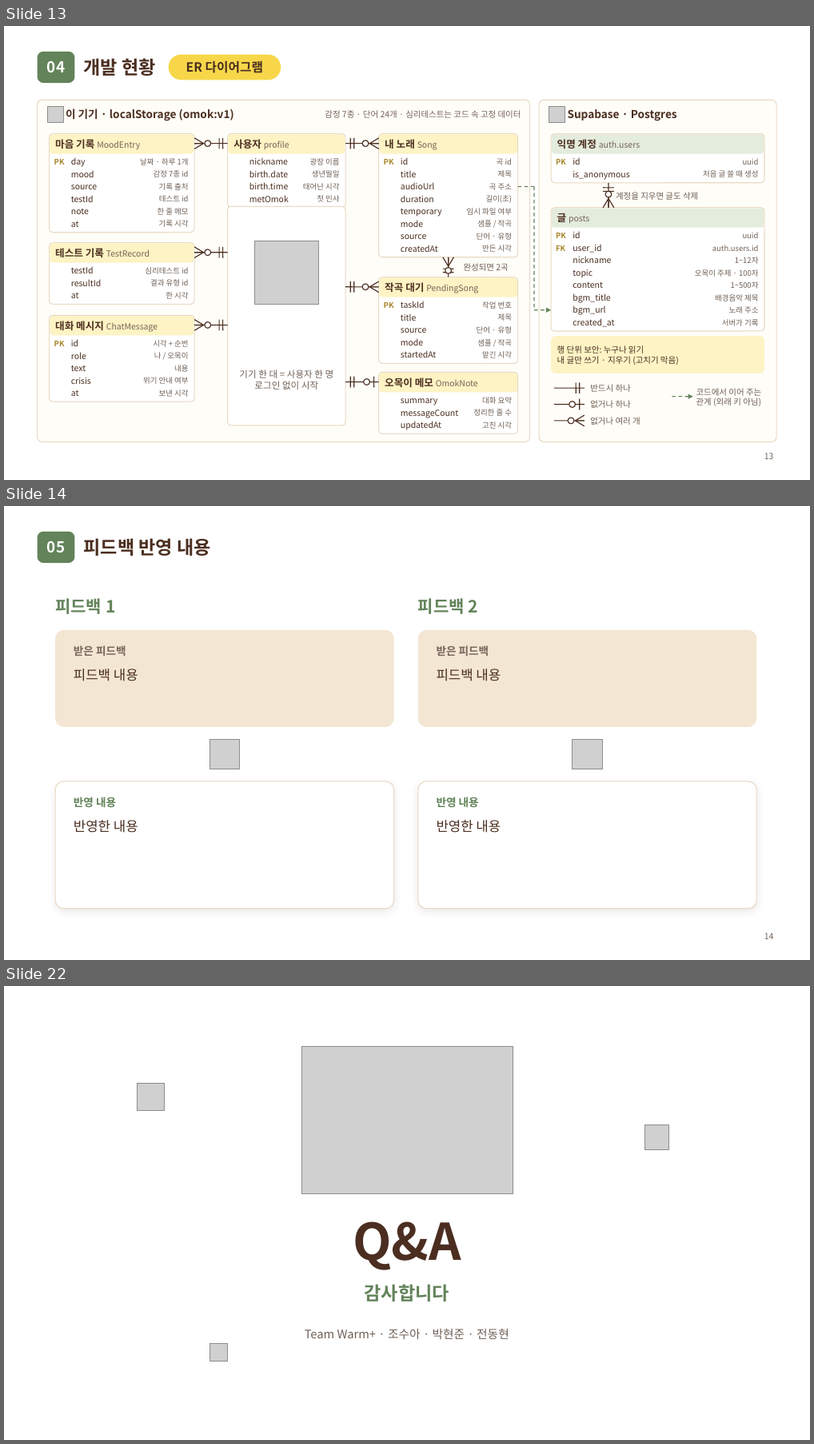
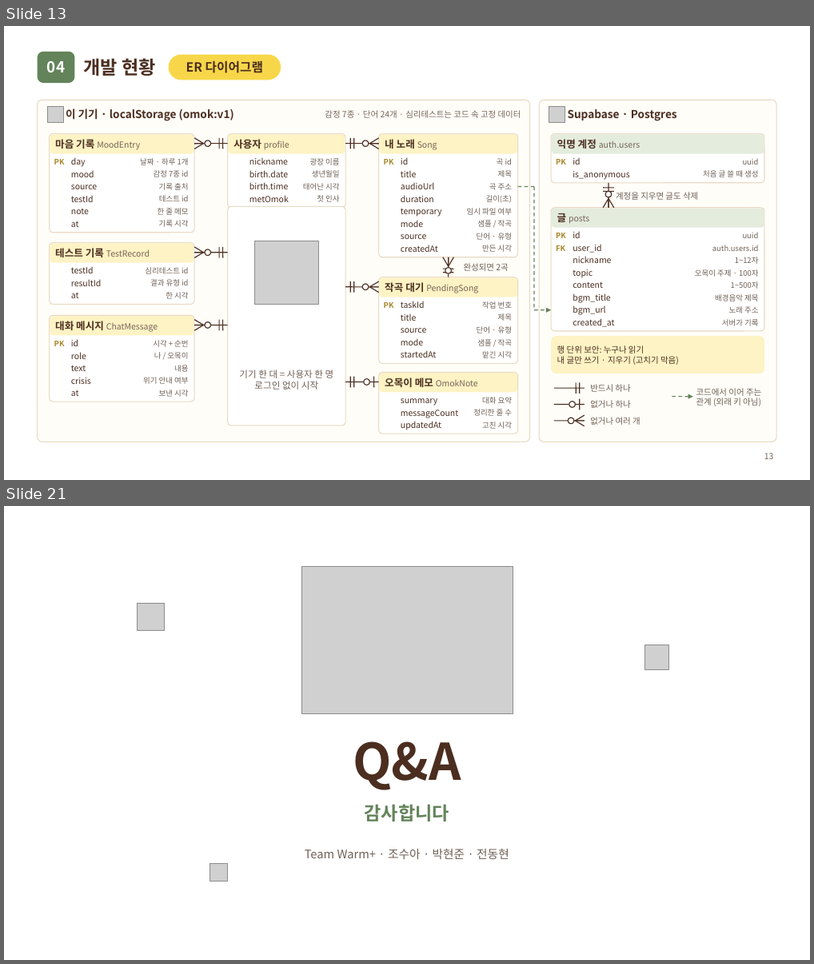
Before and after one commit to Auto-hyun/2026-2-OSSProj-Warmplus-05, a slide deck: doc/2_2_OSSProj_5_웜플러스_중간발표자료.pptx. Shown one above the other, each under a label of ours: slides 13, 14 and 22 before the commit, slides 13 and 21 after it; the slides between them are not shown. The pictures are 814x1444 and 814x964 pixels, drawn with LibreOffice and Linux fonts; fonts in the diff are those of the drawing; grey boxes stand for pictures; background and template pictures are left out. Boxes give left, top, right and bottom in pixels: in the first picture for what was removed or moved away, otherwise in the second. Text is boxed around its words. In the diff, an @@ line names an element or a change of style, - is before the commit and + after.

Commit message:
docs(doc): 중간발표자료 해결 방안·개발 목표·피드백·협업 슬라이드 개편
- 해결 방안을 유사 서비스 4분면(불편함↔편리함, 전문적인 진단↔일상에서의 공감)으로 교체
- 개발 목표를 기능 기준 3가지(마음 기록, 노래 추천, AI 대화·위기 대응)로 수정
- 피드백 반영 내용 채움(온기 대표님, 지도교수님)
- 대안 비교 및 선택 슬라이드 삭제, 목차·섹션 번호 정리
- 협업 방식을 조직 레포·개인 레포 Fork/PR 도식으로 단순화

```diff
--- a/doc/2_2_OSSProj_5_웜플러스_중간발표자료.pptx
+++ b/doc/2_2_OSSProj_5_웜플러스_중간발표자료.pptx
@@ slide 14 removed at box(4, 506, 810, 960), background picture (left out) @@
@@ rounded rectangle removed at box(38, 532, 74, 563) @@
@@ text removed at box(47, 541, 65, 552) @@
-05
@@ title removed at box(84, 538, 210, 556) @@
-피드백 반영 내용
@@ text removed at box(55, 598, 115, 614) @@
-피드백 1
@@ text removed at box(418, 598, 478, 614) @@
-피드백 2
@@ rounded rectangle removed at box(55, 630, 394, 727) @@
@@ text removed at box(74, 645, 126, 656) @@
-받은 피드백
@@ rounded rectangle removed at box(418, 630, 757, 727) @@
@@ text removed at box(437, 645, 490, 656) @@
-받은 피드백
@@ text removed at box(74, 668, 138, 681) @@
-피드백 내용
@@ text removed at box(437, 668, 501, 681) @@
-피드백 내용
@@ picture removed at box(210, 739, 240, 769) @@
@@ picture removed at box(573, 739, 603, 769) @@
@@ rounded rectangle removed at box(55, 781, 394, 908) @@
@@ rounded rectangle removed at box(418, 781, 757, 908) @@
@@ text removed at box(74, 796, 116, 807) @@
-반영 내용
@@ text removed at box(437, 796, 479, 807) @@
-반영 내용
@@ text removed at box(74, 820, 138, 832) @@
-반영한 내용
@@ text removed at box(437, 820, 501, 832) @@
-반영한 내용
@@ page number removed at box(765, 932, 774, 939) @@
-14
@@ what was slide 22 is now slide 21 @@
```
Also in this commit, not shown: 13 slides changed, 1 slide added, 1 other slide removed.
